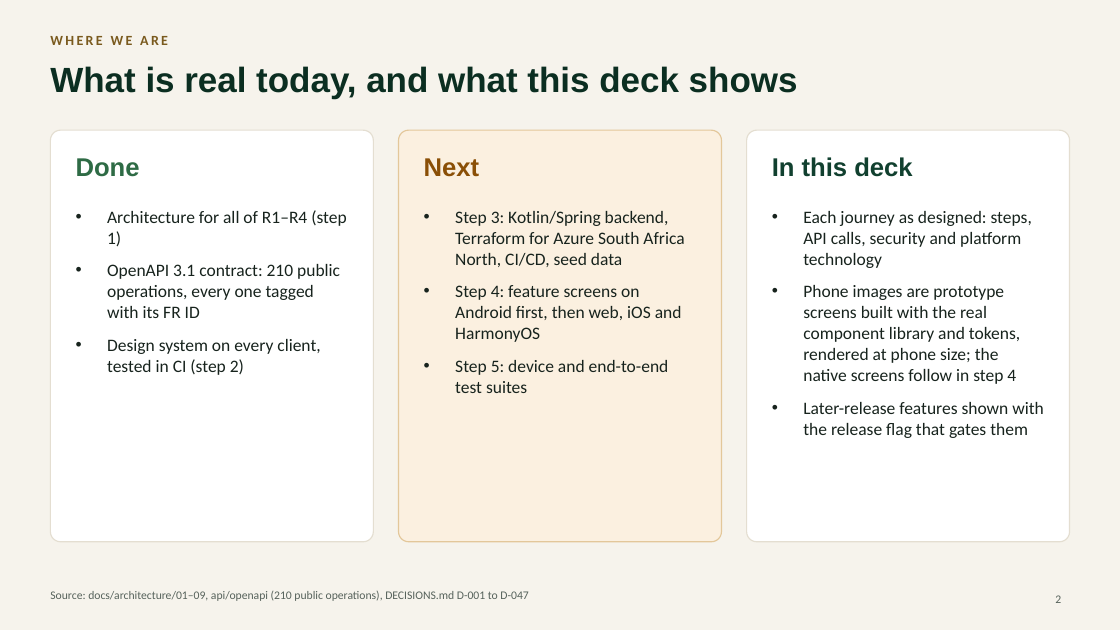
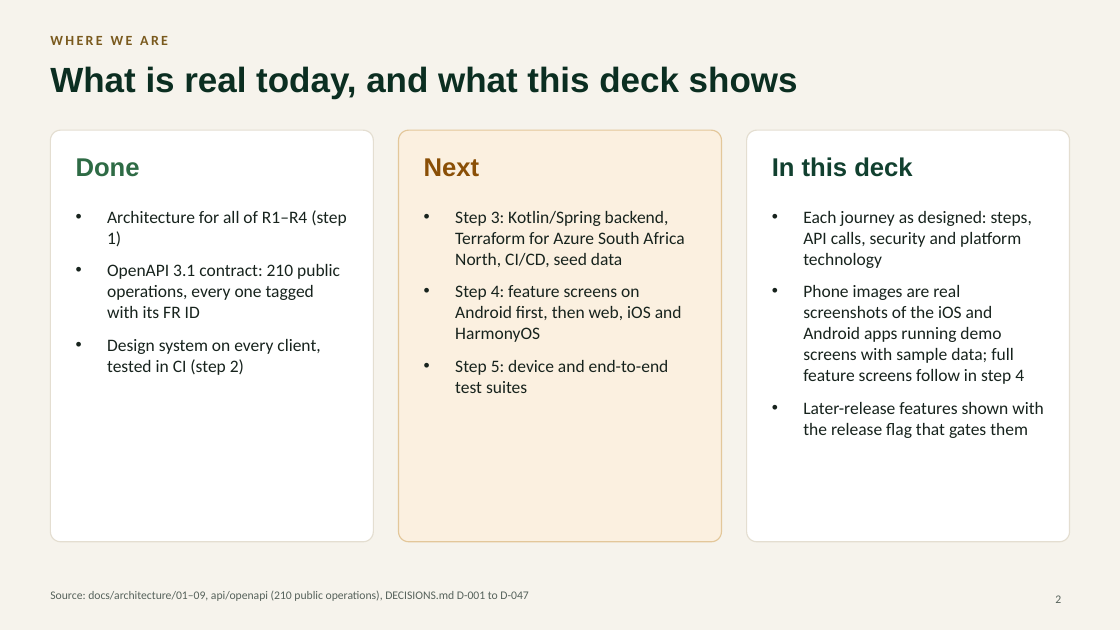
Before and after one commit to faztmobile/lifa, a slide deck: slide 2 of docs/architecture/Lifa-mobile-end-to-end.pptx. Drawn at 1120x630 pixels with LibreOffice and Linux fonts; fonts in the diff are those of the drawing. Boxes give left, top, right and bottom in pixels: in the first picture for what was removed or moved away, otherwise in the second. Text is boxed around its words. In the diff, an @@ line names an element or a change of style, - is before the commit and + after.

```diff
--- a/docs/architecture/Lifa-mobile-end-to-end.pptx
+++ b/docs/architecture/Lifa-mobile-end-to-end.pptx
@@ text at bbox=[803, 285, 1024, 384]: text changed @@
-• Phone images are prototype screens built with the real component library and tokens, rendered at phone size; the native screens follow in step 4
+• Phone images are real screenshots of the iOS and Android apps running demo screens with sample data; full feature screens follow in step 4
```
Also in this commit, not shown: 12 other slides changed, 2 slides added.
